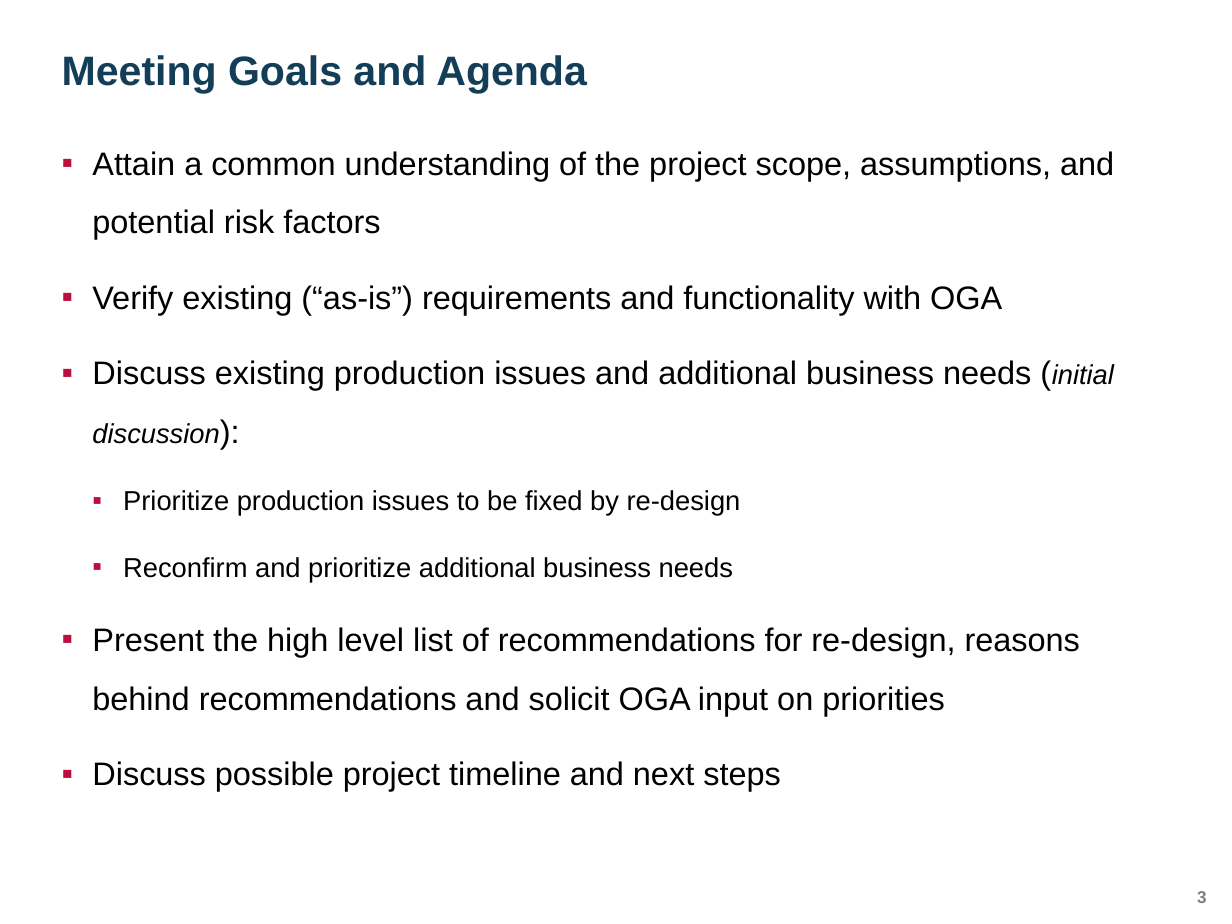
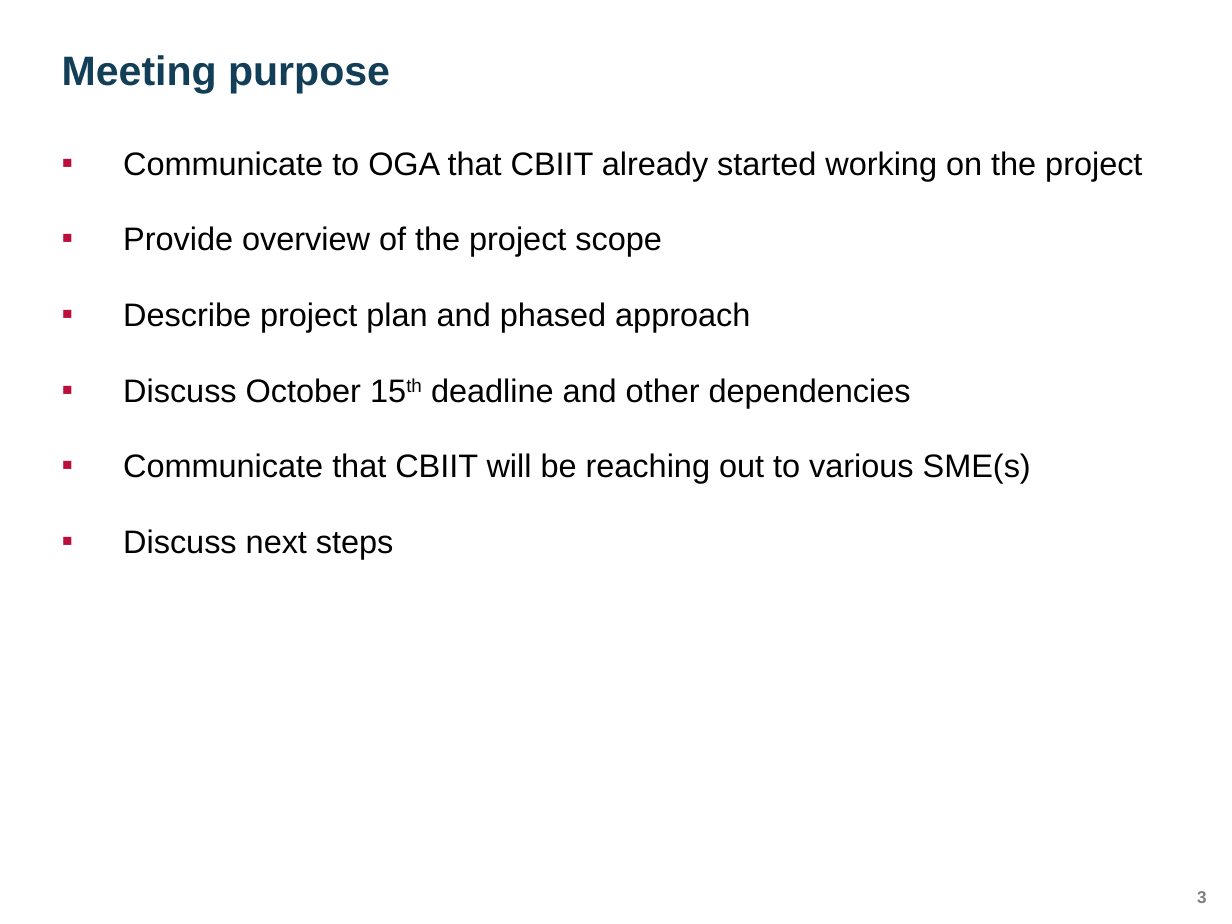
Before and after one commit to yaoh4/greensheets_classic, a slide deck: slide 3 of Requirements/Presentations/GreenSheets OGA presentation_version 1.pptx. Drawn at 1232x924 pixels with LibreOffice and Linux fonts; fonts in the diff are those of the drawing; background and template pictures are left out. Boxes give left, top, right and bottom in pixels: in the first picture for what was removed or moved away, otherwise in the second. Text is boxed around its words. In the diff, an @@ line names an element or a change of style, - is before the commit and + after.

```diff
--- a/Requirements/Presentations/GreenSheets OGA presentation_version 1.pptx
+++ b/Requirements/Presentations/GreenSheets OGA presentation_version 1.pptx
@@ title at (62,55,390,93): text changed @@
-Meeting Goals and Agenda
+Meeting purpose
@@ text at (123,151,1142,559): text changed @@
-  ▪ Attain a common understanding of the project scope, assumptions, and potential risk factors
-▪ Verify existing (“as-is”) requirements and functionality with OGA
-▪ Discuss existing production issues and additional business needs (initial discussion):
-  ▪ Prioritize production issues to be fixed by re-design
-  ▪ Reconfirm and prioritize additional business needs
-▪ Present the high level list of recommendations for re-design, reasons behind recommendations and solicit OGA input on priorities
-▪ Discuss possible project timeline and next steps
+  ▪ Communicate to OGA that CBIIT already started working on the project
+  ▪ Provide overview of the project scope
+  ▪ Describe project plan and phased approach
+  ▪ Discuss October 15th deadline and other dependencies
+  ▪ Communicate that CBIIT will be reaching out to various SME(s)
+  ▪ Discuss next steps
```
Also in this commit, not shown: 3 other slides changed, 4 slides added, 10 slides removed.
